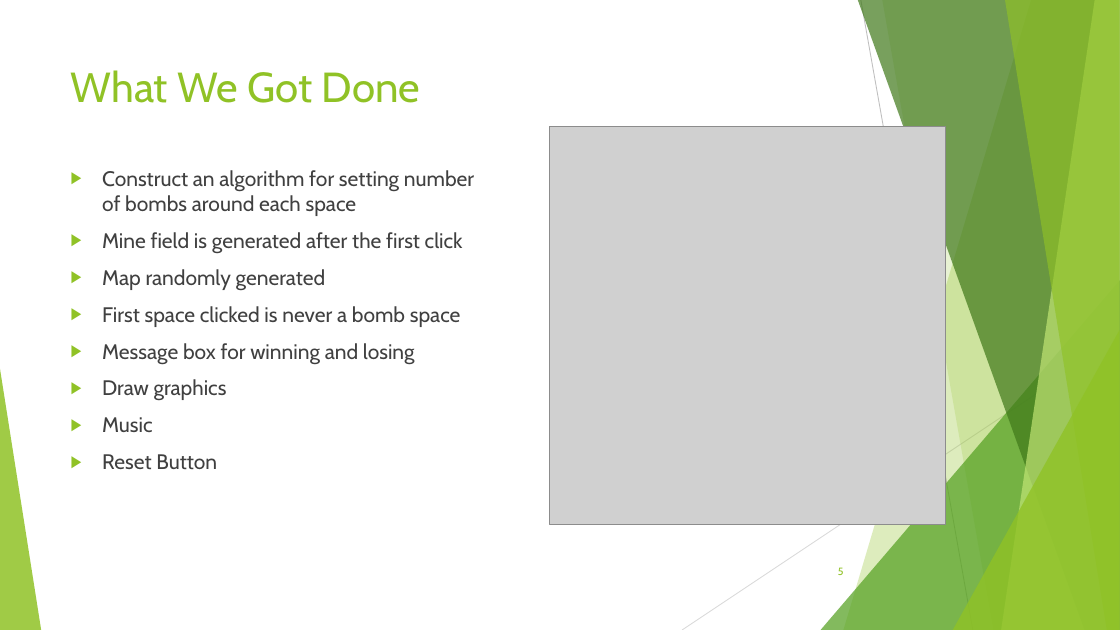
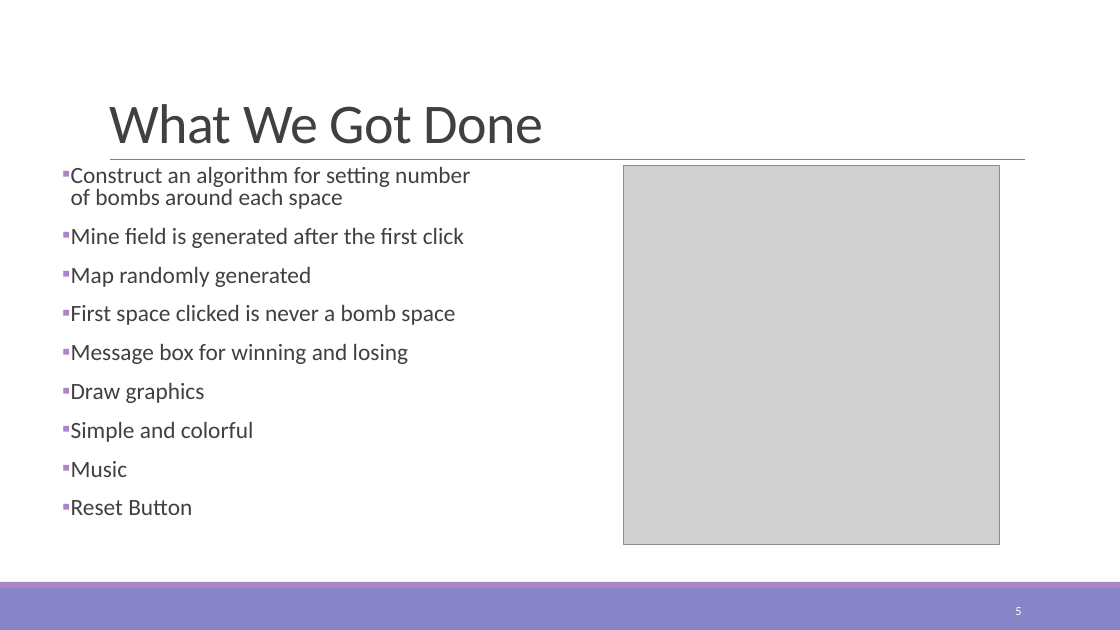
Before and after one commit to jrand35/Minesweeper, a slide deck: slide 5 of FinalPowerpoint.pptx. Drawn at 1120x630 pixels with LibreOffice and Linux fonts; fonts in the diff are those of the drawing; grey boxes stand for pictures. Boxes give left, top, right and bottom in pixels: in the first picture for what was removed or moved away, otherwise in the second. Text is boxed around its words. In the diff, an @@ line names an element or a change of style, - is before the commit and + after.

Commit message:
tweaked the powerpoint
read title

```diff
--- a/FinalPowerpoint.pptx
+++ b/FinalPowerpoint.pptx
@@ title "What We Got Done": place and size @@
-title "What We Got Done" at bbox=[71, 70, 420, 103]
+title "What We Got Done" at bbox=[109, 104, 543, 144]
@@ title "What We Got Done" at bbox=[109, 104, 543, 144]: size 36 to 48 pt, font Cabin to Calibri, text colour #90C226 to #404040, letter spacing 0 to -0.5 pt; line spacing 1 to 0.85; vertical alignment top to bottom @@
@@ text at bbox=[71, 167, 470, 515]: size 18 to 20 pt, font Cabin to Calibri; bullet ▶ to ▪; line spacing 1 to 0.8; more space between paragraphs; bullet colour #90C226 to #AD84C6 @@
@@ line added from (110, 160) to (1026, 160), #808080 0.5 pt @@
@@ picture: place and size @@
-picture at bbox=[550, 127, 945, 524]
+picture at bbox=[623, 166, 1001, 544]
@@ group removed at bbox=[0, 0, 1120, 630]: 5 freeform shapes, 3 triangles, 2 lines @@
@@ text at bbox=[71, 422, 254, 442]: paragraph added @@
+▪ Simple and colorful
@@ rectangle added at bbox=[0, 588, 1120, 630], fill #8784C7 @@
@@ rectangle added at bbox=[0, 582, 1120, 588], fill #AD84C6 @@
@@ page number: place and size @@
-page number at bbox=[838, 567, 844, 575]
+page number at bbox=[1015, 607, 1021, 615]
@@ page number at bbox=[1015, 607, 1021, 615]: size 9 to 10.5 pt, font Cabin to Calibri, text colour #90C226 to #FFFFFF @@
```
Also in this commit, not shown: 8 other slides changed.
